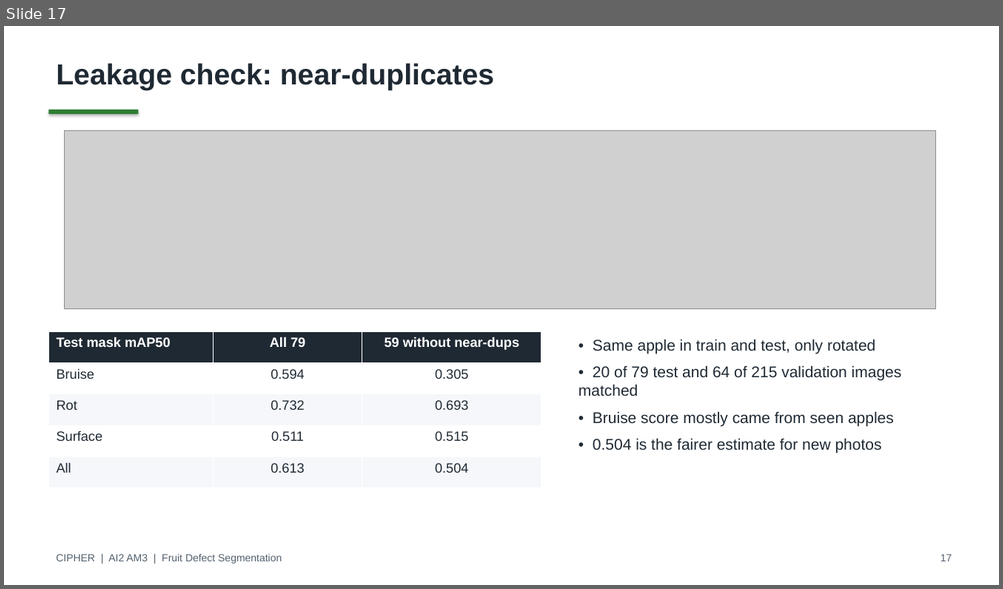
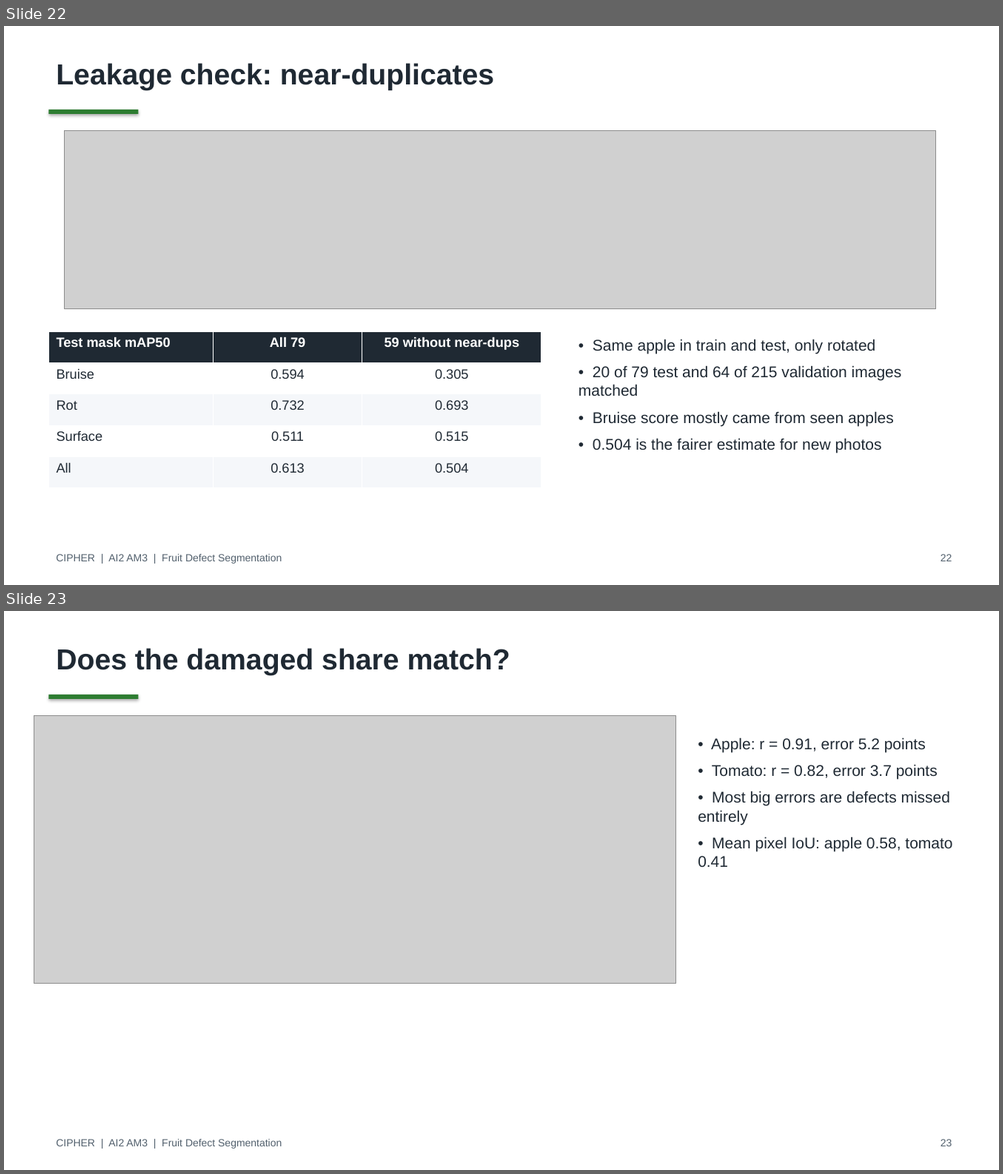
Before and after one commit to deangg/instancesegmentation, a slide deck: slides/CIPHER_AI2_Final_Defense.pptx. Shown one above the other, each under a label of ours: slide 17 before the commit, slides 22 and 23 after it. The pictures are 1003x589 and 1003x1174 pixels, drawn with LibreOffice and Linux fonts; fonts in the diff are those of the drawing; grey boxes stand for pictures. Boxes give left, top, right and bottom in pixels: in the first picture for what was removed or moved away, otherwise in the second. Text is boxed around its words. In the diff, an @@ line names an element or a change of style, - is before the commit and + after.

```diff
--- a/slides/CIPHER_AI2_Final_Defense.pptx
+++ b/slides/CIPHER_AI2_Final_Defense.pptx
@@ slide 23 added at bbox=[4, 611, 999, 1170], background #FFFFFF @@
@@ text added at bbox=[56, 648, 510, 675], 28 pt, text #1F2933, bold @@
+Does the damaged share match?
@@ rectangle added at bbox=[48, 695, 138, 699], fill #2E7D32 @@
@@ picture added at bbox=[34, 715, 675, 983] @@
@@ text added at bbox=[697, 738, 952, 867], 15 pt, text #1F2933 @@
+• Apple: r = 0.91, error 5.2 points
+• Tomato: r = 0.82, error 3.7 points
+• Most big errors are defects missed entirely
+• Mean pixel IoU: apple 0.58, tomato 0.41
@@ text added at bbox=[56, 1139, 282, 1149], 10 pt, text #52606D @@
+CIPHER | AI2 AM3 | Fruit Defect Segmentation
@@ text added at bbox=[940, 1139, 952, 1147], 10 pt, text #52606D @@
+23
@@ what was slide 17 is now slide 22 @@
@@ slide 22 changed as well @@
@@ text at bbox=[940, 554, 952, 562]: text changed @@
-17
+22
```
Also in this commit, not shown: 21 other slides changed, 6 other slides added, 18 other files.
